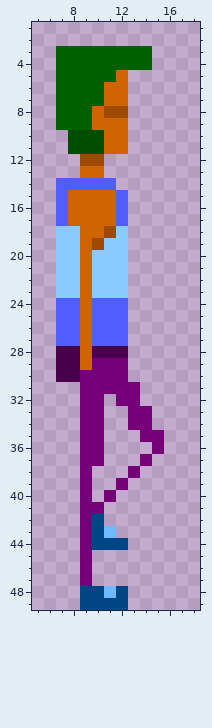
A pixel-art sprite gets an edit: PartyFoul/Assets/Resources/Textures/Character Textures/mc_side1.png. The picture above is the old version.
The file is 20x50 pixels. Shown: x 5..18, y 1..49.
Now the later version:
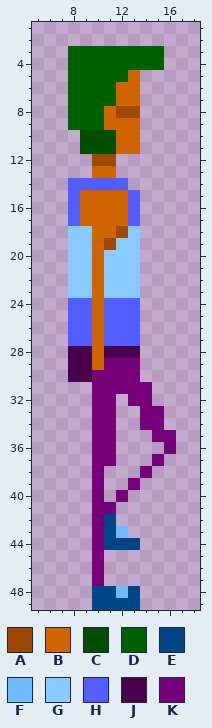
Palette (. is transparent): A #9e4900  B #cf6500  C #004d00  D #006100  E #004586  F #6dbaff  G #8acbff  H #515dff  J #49004d  K #75007a
Change:
y 3..4: x 7 D -> .; x 15 . -> D
y 5: x 7 D -> .; x 12..13 B. -> DB
y 6..7: x 7 D -> .; x 11 B -> D; x 13 . -> B
y 8: x 7 D -> .; x 10..11 BA -> DB; x 13 . -> A
y 9: x 7 D -> .; x 10 B -> D; x 13 . -> B
y 10..11: x 8 C -> .; x 11 B -> C; x 13 . -> B
y 12: x 9 A -> .; x 11 . -> A
y 13: x 9 B -> .; x 11 . -> B
y 14: x 7 H -> .; x 12 . -> H
y 15..17: x 7..8 HB -> .H; x 12..13 H. -> BH
y 18: x 7 G -> .; x 9 B -> G; x 11..13 AG. -> BAG
y 19: x 7 G -> .; x 9..11 BAG -> GBA; x 13 . -> G
y 20..23: x 7 G -> .; x 9..10 BG -> GB; x 13 . -> G
y 24..27: x 7 H -> .; x 9..10 BH -> HB; x 13 . -> H
y 28: x 7 J -> .; x 9..10 BJ -> JB; x 13 . -> J
y 29: x 7 J -> .; x 9..10 BK -> JB; x 13 . -> K
y 30: x 7 J -> .; x 9 K -> J; x 13 . -> K
y 31: x 9 K -> .; x 14 . -> K
y 32: x 9 K -> .; x 11..12 .K -> K.; x 14 . -> K
y 33..34: x 9 K -> .; x 11 . -> K; x 13 K -> .; x 15 . -> K
y 35: x 9 K -> .; x 11 . -> K; x 14 K -> .; x 16 . -> K
y 36: x 9 K -> .; x 11 . -> K; x 15..16 K. -> .K
y 37: x 9 K -> .; x 11 . -> K; x 14..15 K. -> .K
y 38: x 9..10 K. -> .K; x 13..14 K. -> .K
y 39: x 9..10 K. -> .K; x 12..13 K. -> .K
y 40: x 9..12 K.K. -> .K.K
y 41: x 9 K -> .; x 11 . -> K
y 42: x 9..11 KE. -> .KE
y 43: x 9..12 KEF. -> .KEF
y 44: x 9..10 KE -> .K; x 13 . -> E
y 45..47: x 9..10 K. -> .K
y 48: x 9 E -> .; x 11..13 FE. -> EFE
y 49: x 9 E -> .; x 13 . -> E
Boxes around the changes in both pictures, in picture pixels (x1, y1, x2, y2):
changed: (56, 46, 176, 610)
